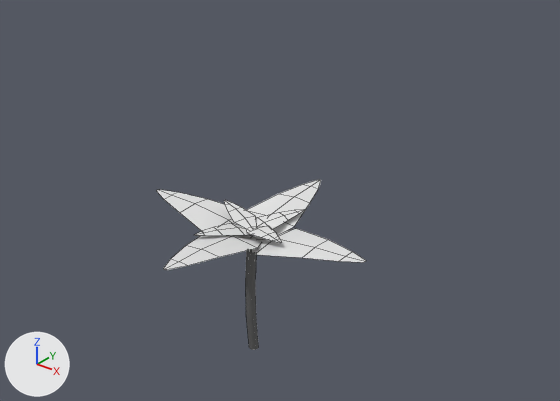
A saved change to the FBX model Models/Plants/Stage3Sativa.fbx.
Rendered twice from a camera (50 mm lens) standing at (0.367, -0.422, 0.415) and looking at (0.015, 0.019, 0.142). The axes (+X, +Y, +Z) are drawn at lower left. The lights are the same throughout. The older version comes first. Mesh edges are drawn as thin lines. Materials are left out; every surface is plain grey.

The first picture shows 'Stage3Sativa'.
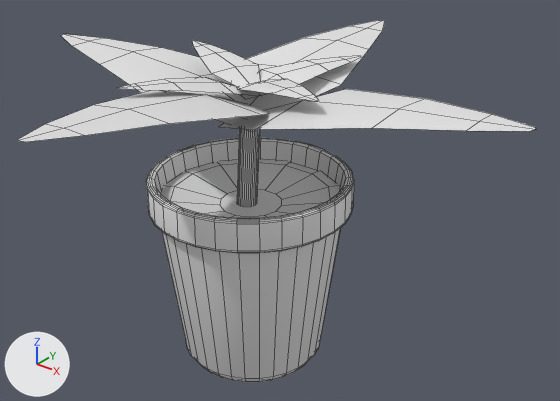
Where the change shows, as pixel boxes [x1, y1, x2, y2] in the pictures (560 x 401 px; the box of a moved part takes in the faces that stretch with it):
'Stage3Sativa', reshaped (147% wider, 112% taller): before [157, 180, 366, 350]; after [18, 20, 536, 382]
part 1 of me_cylinder_006, moved or reshaped: before [246, 251, 258, 350]; after [237, 128, 260, 206]
part 2 of me_cylinder_006, moved or reshaped: before [157, 190, 240, 231]; after [61, 34, 257, 132]
part 3 of me_cylinder_006, moved or reshaped: before [247, 228, 366, 262]; after [219, 89, 536, 131]
part 4 of me_cylinder_006, moved or reshaped: before [247, 180, 321, 239]; after [231, 20, 385, 119]
part 5 of me_cylinder_006, moved or reshaped: before [163, 235, 260, 270]; after [18, 90, 269, 142]
part 6 of me_cylinder_006, moved or reshaped: before [250, 209, 305, 235]; after [239, 55, 361, 99]
part 7 of me_cylinder_006, moved or reshaped: before [195, 223, 250, 236]; after [118, 77, 261, 96]
part 8 of me_cylinder_006, moved or reshaped: before [246, 226, 282, 243]; after [237, 79, 318, 101]
part 9 of me_cylinder_006, moved or reshaped: before [224, 200, 257, 229]; after [192, 40, 260, 91]
part 10 of me_cylinder_006, added: after [146, 138, 354, 382]
part 11 of me_cylinder_006, added: after [161, 159, 340, 218]

The change, as a diff of the scene's bpy script:
```diff
--- a/Models/Plants/Stage3Sativa.fbx.py
+++ b/Models/Plants/Stage3Sativa.fbx.py
@@ me_cylinder_006 @@
 # used by ob_stage3sativa; location = (0.0, 0.0, 0.0)
-me_cylinder_006.from_pydata(...)  # 248 vertices, 162 faces; spans x -0.109..0.109, y -0.102..0.102, z 0.0..0.131
+me_cylinder_006.from_pydata(...)  # 802 vertices, 673 faces; spans x -0.218..0.218, y -0.204..0.204, z 0.0..0.261
+# me_cylinder_006 part 1: the loose piece of 128 vertices spanning x -0.006..0.002, y -0.004..0.006, z 0.0..0.107 is scaled about the mesh origin by 2
+# me_cylinder_006 part 2: the loose piece of 15 vertices spanning x -0.109..0.008, y -0.026..0.027, z 0.105..0.123 is scaled about the mesh origin by 2
+# me_cylinder_006 part 3: the loose piece of 15 vertices spanning x -0.007..0.109, y -0.027..0.026, z 0.105..0.128 is scaled about the mesh origin by 2
+# me_cylinder_006 part 4: the loose piece of 15 vertices spanning x -0.025..0.024, y -0.008..0.102, z 0.109..0.126 is scaled about the mesh origin by 2
+# me_cylinder_006 part 5: the loose piece of 15 vertices spanning x -0.024..0.026, y -0.102..0.007, z 0.109..0.131 is scaled about the mesh origin by 2
+# me_cylinder_006 part 6: the loose piece of 15 vertices spanning x -0.007..0.02, y -0.005..0.047, z 0.117..0.125 is scaled about the mesh origin by 2
+# me_cylinder_006 part 7: the loose piece of 15 vertices spanning x -0.019..0.007, y -0.047..0.005, z 0.116..0.127 is scaled about the mesh origin by 2
+# me_cylinder_006 part 8: the loose piece of 15 vertices spanning x -0.004..0.041, y -0.014..0.007, z 0.119..0.126 is scaled about the mesh origin by 2
+# me_cylinder_006 part 9: the loose piece of 15 vertices spanning x -0.041..0.004, y -0.007..0.014, z 0.119..0.128 is scaled about the mesh origin by 2
+# me_cylinder_006 part 10: a new loose piece of 512 vertices spanning x -0.081..0.081, y -0.081..0.081, z 0.005..0.168
+# me_cylinder_006 part 11: a new loose piece of 42 vertices spanning x -0.074..0.074, y -0.072..0.072, z 0.143..0.15
```
